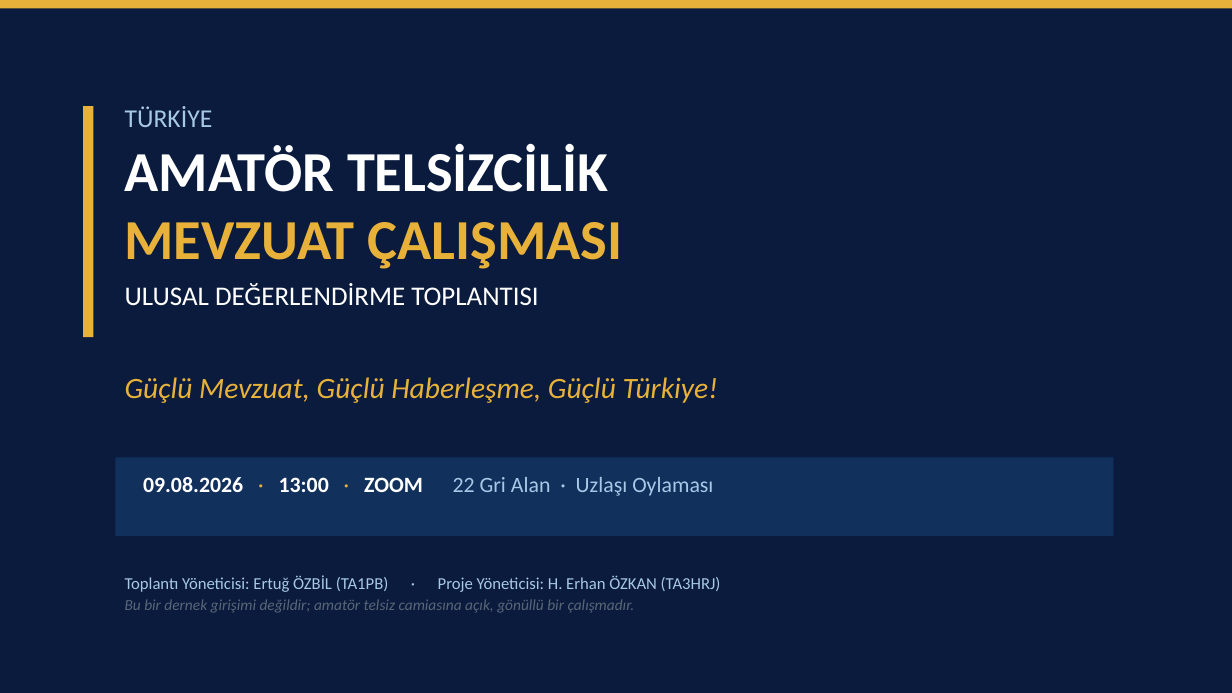
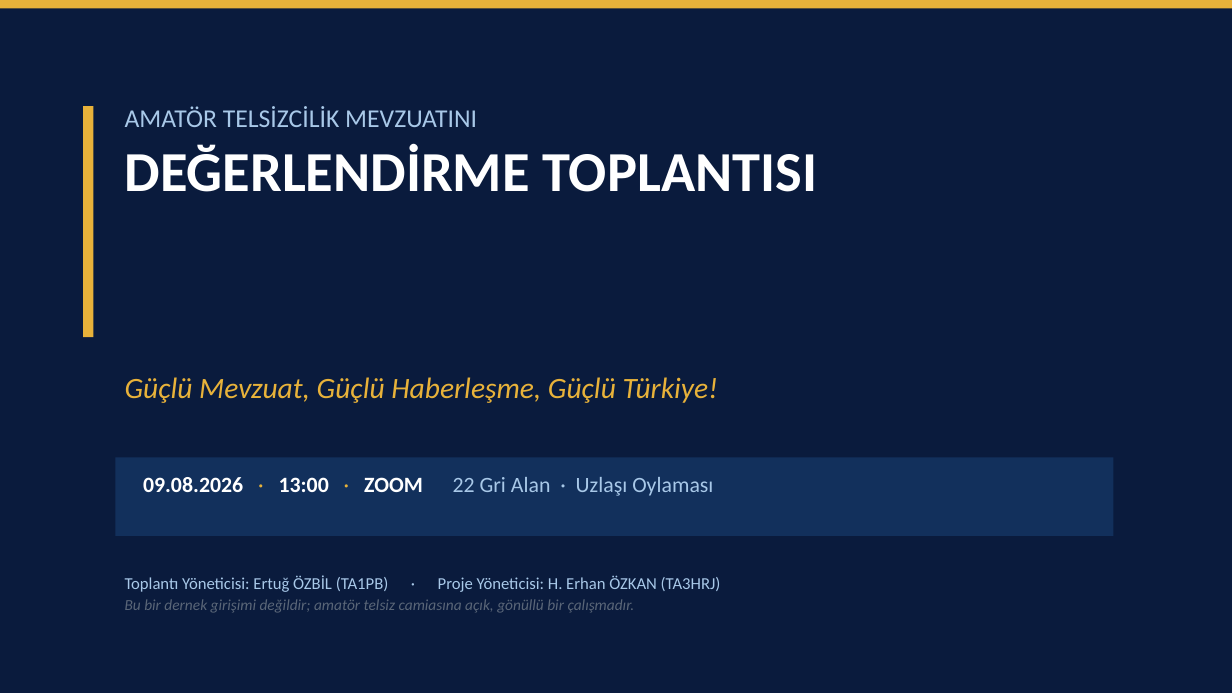
Before and after one commit to TA3HRJ/amator-telsiz-mevzuat, a slide deck: slide 1 of Amator_Telsizcilik_Uzlasi_Oy_Pusulasi_Sunum_v1.3.pptx. Drawn at 1232x693 pixels with LibreOffice and Linux fonts; fonts in the diff are those of the drawing. Boxes give left, top, right and bottom in pixels: in the first picture for what was removed or moved away, otherwise in the second. Text is boxed around its words. In the diff, an @@ line names an element or a change of style, - is before the commit and + after.

```diff
--- a/Amator_Telsizcilik_Uzlasi_Oy_Pusulasi_Sunum_v1.3.pptx
+++ b/Amator_Telsizcilik_Uzlasi_Oy_Pusulasi_Sunum_v1.3.pptx
@@ text at [125, 106, 817, 192]: text changed; size 44 to 20 pt; text colour #FFFFFF to #A8C8E8 @@
-TÜRKİYE
-AMATÖR TELSİZCİLİK
-MEVZUAT ÇALIŞMASI
-ULUSAL DEĞERLENDİRME TOPLANTISI
+AMATÖR TELSİZCİLİK MEVZUATINI
+DEĞERLENDİRME TOPLANTISI
```
Also in this commit, not shown: 37 other slides changed, 2 other files.
